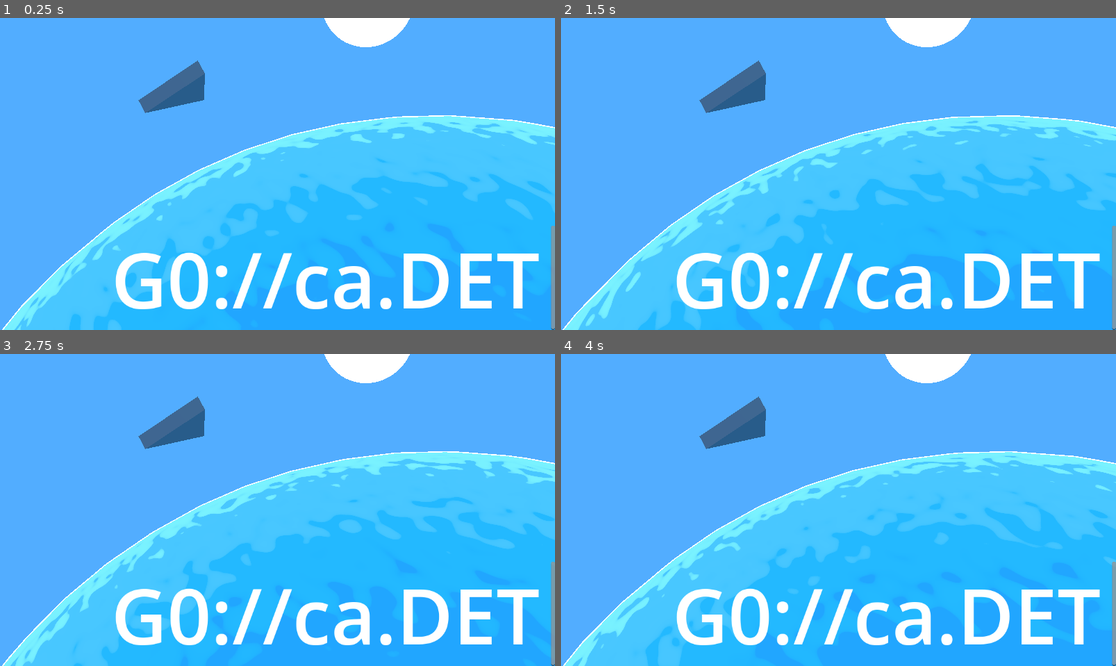
Above: before the commit, frames 1-4 (two rows, left to right).
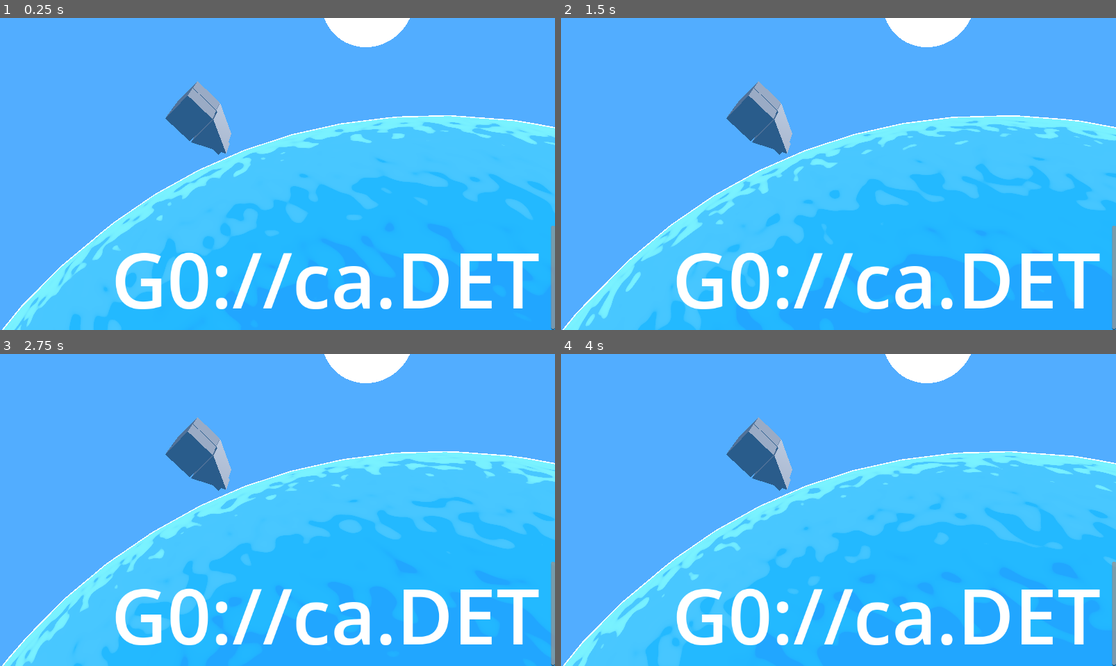
Above: after the commit, the same moments.

Repository: punchcafe/g-zero
Game: Godot game, scene res://title_screen/title_screen.tscn
Two runs of this game, one before a commit and one after it. Both use one fixed random seed, a clock stepped at 60 frames per second and the inputs below.
Inputs:
- Up to frame 1 (0.25 s): no input
- Up to frame 2 (1.5 s): no input
- Up to frame 3 (2.75 s): no input
- Up to frame 4 (4 s): no input

The runs differ from the first frame. In frame 1, 2.4% of the frame differs, in the area x 24-42%, y 13-44%; in frame 2, 2.4%; in frame 3, 2.4%; in frame 4, 2.4%.

Commit message:
feat: WIP - expirement with top down bullet shooter

Diff:
--- /dev/null
+++ b/blue_metal.tres
@@ -0,0 +1,9 @@
+[gd_resource type="StandardMaterial3D" format=3 uid="uid://gog2odywn6wv"]
+
+[resource]
+albedo_color = Color(0, 0.690196, 1, 1)
+metallic = 1.0
+metallic_specular = 1.0
+rim_enabled = true
+clearcoat_enabled = true
+clearcoat_roughness = 0.35
--- /dev/null
+++ b/mech/bullet.gd
@@ -0,0 +1,17 @@
+extends Area3D
+class_name Bullet
+
+var _lifetime := 2.0
+var _velocity : Vector2
+
+func set_ariel_velocity(velocity: Vector2):
+	self._velocity = Vector2(velocity.x, velocity.y)
+
+func _physics_process(delta: float) -> void:
+	_lifetime -= delta
+	if _lifetime < 0:
+		queue_free()
+		return
+
+	self.position.x += (self._velocity.x * delta)
+	self.position.z += (self._velocity.y * delta)
--- /dev/null
+++ b/mech/bullet.tscn
@@ -0,0 +1,21 @@
+[gd_scene load_steps=4 format=3 uid="uid://h8gd54co32m8"]
+
+[ext_resource type="Script" uid="uid://x6hjvqe5gist" path="res://mech/bullet.gd" id="1_kytg0"]
+
+[sub_resource type="CapsuleShape3D" id="CapsuleShape3D_ietql"]
+radius = 0.3
+height = 1.0
+
+[sub_resource type="CapsuleMesh" id="CapsuleMesh_kytg0"]
+radius = 0.3
+height = 1.0
+
+[node name="Bullet" type="Area3D"]
+transform = Transform3D(1.91069e-15, -4.37114e-08, -1, -1, -4.37114e-08, 0, -4.37114e-08, 1, -4.37114e-08, 0, 0, 0)
+script = ExtResource("1_kytg0")
+
+[node name="CollisionShape3D" type="CollisionShape3D" parent="."]
+shape = SubResource("CapsuleShape3D_ietql")
+
+[node name="MeshInstance3D" type="MeshInstance3D" parent="."]
+mesh = SubResource("CapsuleMesh_kytg0")
--- /dev/null
+++ b/mech/mech.gd
@@ -0,0 +1,45 @@
+extends CharacterBody3D
+
+var BULLET := preload("res://mech/bullet.tscn")
+
+const FIRE_COOLDOWN := 0.1
+
+var _torso_vector := Vector2(0., -1.)
+var _legs_vector : Vector2
+
+var _torso : Node3D
+var _legs : Node3D
+
+var _fire_cooldown := 0.0
+var _camera_north := Vector2(0, 1)
+
+func _ready() -> void:
+	self._torso = $Torso
+	self._legs = $Legs
+
+func _physics_process(delta: float) -> void:
+	_fire_cooldown = max(0.0, _fire_cooldown - delta)
+	if _fire_cooldown < 0.01 and Input.is_action_pressed("fire_bullet"):
+		_fire_bullet()
+	var torso_input = Input.get_vector("torso_left", "torso_right", "torso_up", "torso_down")
+	if torso_input.normalized().length() == 1.0:
+		# Only update the torso vector if it's being moved
+		_torso_vector = torso_input
+	self._legs_vector = Input.get_vector("legs_left", "legs_right", "legs_up", "legs_down")
+
+	if self._legs_vector.length() > 0.1:
+		self.velocity = Vector3(self._legs_vector.x, 0, self._legs_vector.y) * 25
+		self.move_and_slide()
+
+func _fire_bullet():
+	var bullet := BULLET.instantiate() as Bullet
+	bullet.set_ariel_velocity(Vector2(_torso_vector.x, _torso_vector.y).normalized() * 50)
+	bullet.global_position = self.global_position
+	self._fire_cooldown = FIRE_COOLDOWN
+	# Replace this with something better
+	get_parent().add_child(bullet)
+
+
+func _process(delta: float) -> void:
+	self._torso.rotation = Vector3(0, _torso_vector.angle_to(_camera_north), 0)
+	self._legs.rotation = Vector3(0, _legs_vector.angle_to(_camera_north), 0)
--- /dev/null
+++ b/mech/mech.tscn
@@ -0,0 +1,101 @@
+[gd_scene load_steps=13 format=3 uid="uid://m6xdcrav1dcs"]
+
+[ext_resource type="Material" uid="uid://bqvlvv8n5wj06" path="res://metallic.tres" id="1_ratwy"]
+[ext_resource type="Script" uid="uid://d2avehjuhbril" path="res://mech/mech.gd" id="1_yc0df"]
+[ext_resource type="Material" uid="uid://gog2odywn6wv" path="res://blue_metal.tres" id="2_yc0df"]
+
+[sub_resource type="SphereMesh" id="SphereMesh_wmpuk"]
+material = ExtResource("1_ratwy")
+radius = 0.2
+height = 0.4
+
+[sub_resource type="BoxMesh" id="BoxMesh_sabuu"]
+material = ExtResource("2_yc0df")
+size = Vector3(0.1, 2, 1)
+
+[sub_resource type="CylinderMesh" id="CylinderMesh_5hb5k"]
+material = ExtResource("1_ratwy")
+top_radius = 0.3
+bottom_radius = 0.3
+height = 0.7
+
+[sub_resource type="PrismMesh" id="PrismMesh_ratwy"]
+material = ExtResource("2_yc0df")
+
+[sub_resource type="BoxMesh" id="BoxMesh_wmpuk"]
+
+[sub_resource type="BoxMesh" id="BoxMesh_5hb5k"]
+size = Vector3(0.2, 0.2, 2)
+
+[sub_resource type="PrismMesh" id="PrismMesh_yc0df"]
+
+[sub_resource type="BoxMesh" id="BoxMesh_3fitu"]
+
+[sub_resource type="Environment" id="Environment_yc0df"]
+background_mode = 1
+background_color = Color(0.489404, 0.652097, 0.995322, 1)
+ambient_light_color = Color(0, 0, 0.733333, 1)
+ambient_light_energy = 3.0
+
+[node name="Node3D" type="Node3D"]
+
+[node name="GZero" type="CharacterBody3D" parent="."]
+script = ExtResource("1_yc0df")
+
+[node name="Mech" type="Node3D" parent="GZero"]
+visible = false
+
+[node name="MeshInstance3D" type="MeshInstance3D" parent="GZero/Mech"]
+transform = Transform3D(1, 0, 0, 0, 1, 0, 0, 0, 1, -0.0142609, 2.91344, 0)
+mesh = SubResource("SphereMesh_wmpuk")
+
+[node name="MeshInstance3D2" type="MeshInstance3D" parent="GZero/Mech"]
+transform = Transform3D(1, 0, 0, 0, 1, 0, 0, 0, 1, -0.508264, 0.833866, 0)
+mesh = SubResource("BoxMesh_sabuu")
+
+[node name="MeshInstance3D3" type="MeshInstance3D" parent="GZero/Mech"]
+transform = Transform3D(1, 0, 0, 0, 1, 0, 0, 0, 1, 0.521813, 0.833866, 0)
+mesh = SubResource("BoxMesh_sabuu")
+
+[node name="MeshInstance3D4" type="MeshInstance3D" parent="GZero/Mech"]
+transform = Transform3D(-4.37114e-08, 1, 0, -1, -4.37114e-08, 0, 0, 0, 1, 0, 1.40497, 0)
+mesh = SubResource("CylinderMesh_5hb5k")
+
+[node name="MeshInstance3D5" type="MeshInstance3D" parent="GZero/Mech"]
+transform = Transform3D(-0.999359, 0.0357891, 0, -0.0357891, -0.999359, 0, 0, 0, 1, 0, 2.08347, 0)
+mesh = SubResource("PrismMesh_ratwy")
+
+[node name="Torso" type="Node3D" parent="GZero"]
+
+[node name="MeshInstance3D" type="MeshInstance3D" parent="GZero/Torso"]
+transform = Transform3D(1, 0, 0, 0, 1, 0, 0, 0, 1, 0, 0.529076, 0)
+mesh = SubResource("BoxMesh_wmpuk")
+
+[node name="MeshInstance3D2" type="MeshInstance3D" parent="GZero/Torso"]
+transform = Transform3D(1, 0, 0, 0, 1, 0, 0, 0, 1, 0.671719, 0.857906, 0.687889)
+mesh = SubResource("BoxMesh_5hb5k")
+
+[node name="MeshInstance3D3" type="MeshInstance3D" parent="GZero/Torso"]
+transform = Transform3D(1, 0, 0, 0, -0.0185867, -0.999827, 0, 0.999827, -0.0185867, 0, 0.52341, 1.01149)
+mesh = SubResource("PrismMesh_yc0df")
+
+[node name="Legs" type="Node3D" parent="GZero"]
+
+[node name="MeshInstance3D3" type="MeshInstance3D" parent="GZero/Legs"]
+transform = Transform3D(1, 0, 0, 0, 1, 0, 0, 0, 1, 0, -0.524836, 0)
+mesh = SubResource("BoxMesh_3fitu")
+skeleton = NodePath("../../Torso")
+
+[node name="MeshInstance3D4" type="MeshInstance3D" parent="GZero/Legs"]
+transform = Transform3D(-0.999971, 0.00760813, -0.000141434, 0, -0.0185867, -0.999827, -0.00760945, -0.999798, 0.0185861, 0, -0.503592, -1.05344)
+mesh = SubResource("PrismMesh_yc0df")
+skeleton = NodePath("../../Torso")
+
+[node name="Camera3D" type="Camera3D" parent="."]
+transform = Transform3D(1, 0, 0, 0, -0.0653509, 0.997862, 0, -0.997862, -0.0653509, 0, 31.7308, -0.277527)
+
+[node name="WorldEnvironment" type="WorldEnvironment" parent="."]
+environment = SubResource("Environment_yc0df")
+
+[node name="DirectionalLight3D" type="DirectionalLight3D" parent="."]
+transform = Transform3D(0.942868, 0.333165, 0, 0.051975, -0.147091, 0.987756, 0.329086, -0.931324, -0.156004, 0, 23.4859, 0)
--- /dev/null
+++ b/metallic.tres
@@ -0,0 +1,8 @@
+[gd_resource type="StandardMaterial3D" format=3 uid="uid://bqvlvv8n5wj06"]
+
+[resource]
+metallic = 1.0
+metallic_specular = 1.0
+rim_enabled = true
+clearcoat_enabled = true
+clearcoat_roughness = 0.09
--- a/project.godot
+++ b/project.godot
@@ -18,3 +18,51 @@
 [editor]
 
 movie_writer/movie_file="C:/Users/punchcafe/Projects/g-zero/sample.avi"
+
+[input]
+
+torso_left={
+"deadzone": 0.2,
+"events": [Object(InputEventJoypadMotion,"resource_local_to_scene":false,"resource_name":"","device":-1,"axis":2,"axis_value":-1.0,"script":null)
+]
+}
+torso_right={
+"deadzone": 0.2,
+"events": [Object(InputEventJoypadMotion,"resource_local_to_scene":false,"resource_name":"","device":-1,"axis":2,"axis_value":1.0,"script":null)
+]
+}
+torso_up={
+"deadzone": 0.2,
+"events": [Object(InputEventJoypadMotion,"resource_local_to_scene":false,"resource_name":"","device":-1,"axis":3,"axis_value":-1.0,"script":null)
+]
+}
+torso_down={
+"deadzone": 0.2,
+"events": [Object(InputEventJoypadMotion,"resource_local_to_scene":false,"resource_name":"","device":-1,"axis":3,"axis_value":1.0,"script":null)
+]
+}
+legs_left={
+"deadzone": 0.2,
+"events": [Object(InputEventJoypadMotion,"resource_local_to_scene":false,"resource_name":"","device":-1,"axis":0,"axis_value":-1.0,"script":null)
+]
+}
+legs_right={
+"deadzone": 0.2,
+"events": [Object(InputEventJoypadMotion,"resource_local_to_scene":false,"resource_name":"","device":-1,"axis":0,"axis_value":1.0,"script":null)
+]
+}
+legs_up={
+"deadzone": 0.2,
+"events": [Object(InputEventJoypadMotion,"resource_local_to_scene":false,"resource_name":"","device":-1,"axis":1,"axis_value":-1.0,"script":null)
+]
+}
+legs_down={
+"deadzone": 0.2,
+"events": [Object(InputEventJoypadMotion,"resource_local_to_scene":false,"resource_name":"","device":-1,"axis":1,"axis_value":1.0,"script":null)
+]
+}
+fire_bullet={
+"deadzone": 0.2,
+"events": [Object(InputEventJoypadButton,"resource_local_to_scene":false,"resource_name":"","device":-1,"button_index":10,"pressure":0.0,"pressed":true,"script":null)
+]
+}
--- a/sandbox/gamma_zero.gd
+++ b/sandbox/gamma_zero.gd
@@ -7,7 +7,7 @@
 
 func _physics_process(delta: float) -> void:
 	_spherical_position.radius = 1.8
-	_spherical_position.fi += 0.05
+	_spherical_position.fi += 0.01
 	# TODO: need to rethink how to map these to which axis.
 	#_spherical_position.theta += 0.005
 
--- a/sandbox/spherical_coordinate.gd
+++ b/sandbox/spherical_coordinate.gd
@@ -1,9 +1,12 @@
 extends RefCounted
 class_name SphericalCoordinate
+
+const normal_zenith := Vector3(0,1,0)
 
 var fi := 0.0
 var theta := PI/2
 var radius := 0.0
+var zenith := Vector3(0,1,0)
 
 func to_cartesian() -> Vector3:
 	return Vector3(\
--- a/title_screen/title_screen.tscn
+++ b/title_screen/title_screen.tscn
@@ -3,6 +3,7 @@
 [ext_resource type="Shader" uid="uid://bilbxk4ljnthw" path="res://title_screen/3dwater.gdshader" id="1_ig5kc"]
 [ext_resource type="Texture2D" uid="uid://b64faup8mjg3o" path="res://title_screen/ac0doca5.png" id="2_05l2w"]
 [ext_resource type="Script" uid="uid://ckfrwcigws8ls" path="res://title_screen/earth.gd" id="3_hafda"]
+[ext_resource type="PackedScene" uid="uid://m6xdcrav1dcs" path="res://mech/mech.tscn" id="4_vbjqi"]
 
 [sub_resource type="ShaderMaterial" id="ShaderMaterial_a202f"]
 render_priority = 0
@@ -41,9 +42,6 @@
 [sub_resource type="Environment" id="Environment_a202f"]
 background_mode = 1
 background_color = Color(0.321569, 0.678431, 1, 1)
-
-[sub_resource type="PrismMesh" id="PrismMesh_a0tk4"]
-size = Vector3(0.05, 0.05, 0.01)
 
 [sub_resource type="StandardMaterial3D" id="StandardMaterial3D_a0tk4"]
 shading_mode = 0
@@ -99,13 +97,15 @@
 text = "G0://ca.DET"
 
 [node name="MeshInstance3D2" type="MeshInstance3D" parent="."]
-transform = Transform3D(0.340537, 0.185451, -0.921761, 0.905555, 0.199099, 0.374607, 0.252993, -0.962272, -0.100135, -0.322756, 0.156522, -0.0591858)
-mesh = SubResource("PrismMesh_a0tk4")
+transform = Transform3D(0.154285, -0.327214, -0.93227, 0.966148, 0.247432, 0.073046, 0.206772, -0.91198, 0.354313, -0.322756, 0.156522, -0.0591858)
 
 [node name="OmniLight3D" type="OmniLight3D" parent="MeshInstance3D2"]
 transform = Transform3D(1, -2.98023e-08, 1.49012e-08, 2.98023e-08, 1, 1.49012e-08, 2.23517e-08, -7.45058e-09, 1, 0.00918198, -0.031429, -0.00276962)
 visible = false
 
+[node name="Mech" parent="MeshInstance3D2" instance=ExtResource("4_vbjqi")]
+transform = Transform3D(0.0199729, 0.000945438, -0.000436891, -0.000891068, 0.0198552, 0.00223098, 0.00053919, -0.00220849, 0.0198704, 0.00516851, -0.0478421, -0.00398207)
+
 [node name="MeshInstance3D3" type="MeshInstance3D" parent="."]
 transform = Transform3D(1, 0, 0, 0, 1, 0, 0, 0, 1, -0.323181, 0.567186, -0.909237)
 mesh = SubResource("SphereMesh_r3fl7")
Not shown, added: mech/bullet.gd.uid
Not shown, added: mech/mech.gd.uid
